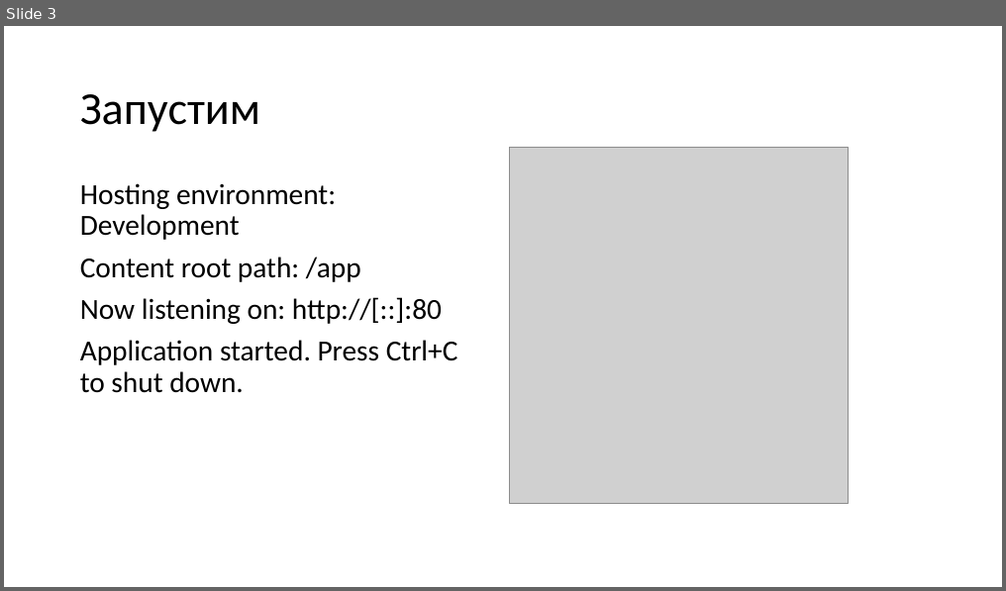
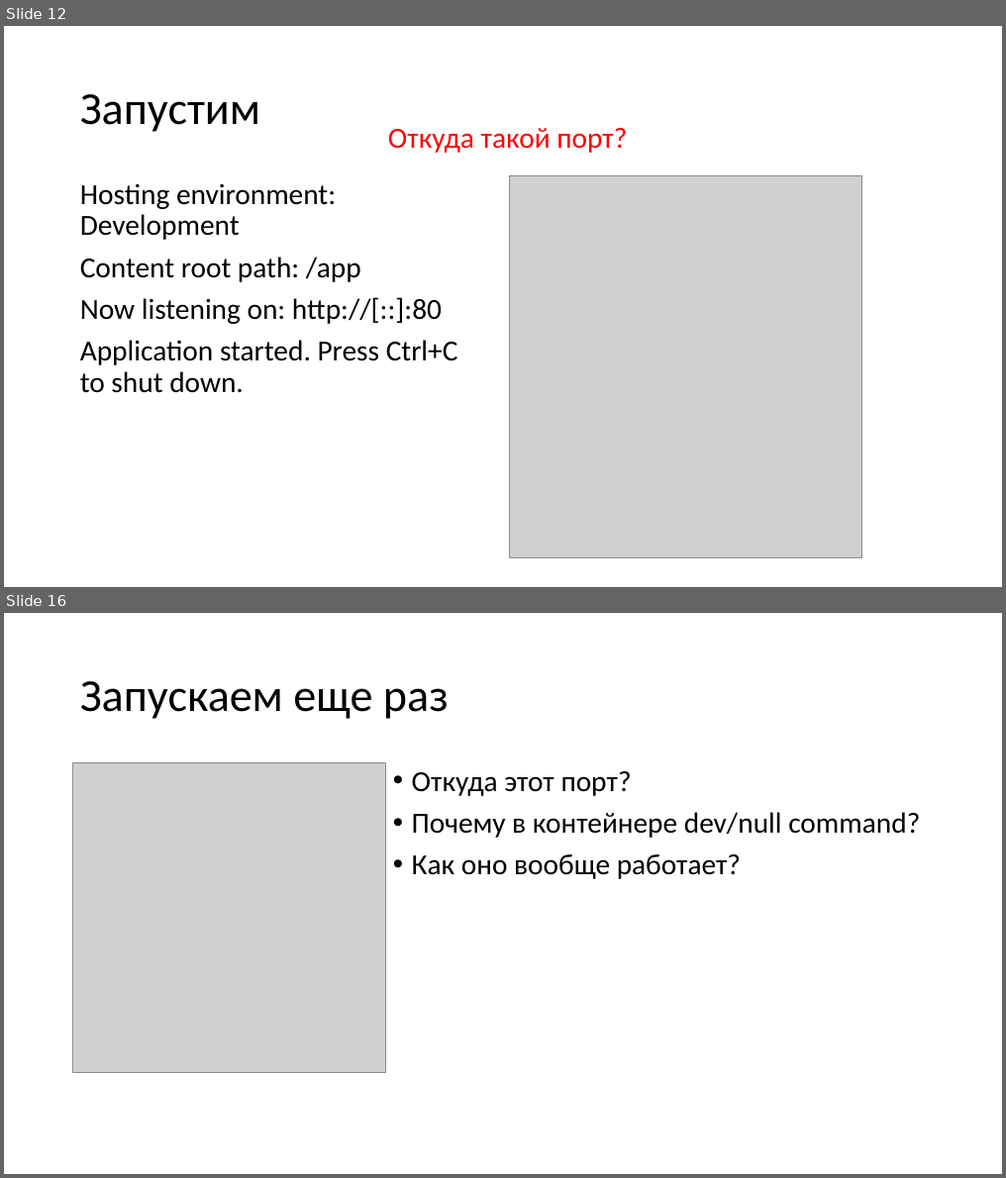
Before and after one commit to kugushev/presentations, a slide deck: 2019_VisualStudio-And-Docker/Presentation.pptx. Shown one above the other, each under a label of ours: slide 3 before the commit, slides 12 and 16 after it; the slides between them are not shown. The pictures are 1006x591 and 1006x1178 pixels, drawn with LibreOffice and Linux fonts; fonts in the diff are those of the drawing; grey boxes stand for pictures. Boxes give left, top, right and bottom in pixels: in the first picture for what was removed or moved away, otherwise in the second. Text is boxed around its words. In the diff, an @@ line names an element or a change of style, - is before the commit and + after.

```diff
--- a/2019_VisualStudio-And-Docker/Presentation.pptx
+++ b/2019_VisualStudio-And-Docker/Presentation.pptx
@@ slide 16 added at [4,613,1002,1174], background #FFFFFF @@
@@ title added at [80,681,449,719], 44 pt, text #000000 @@
+Запускаем еще раз
@@ picture added at [73,762,386,1072] @@
@@ text added at [412,771,920,879], 28 pt, text #000000 @@
+• Откуда этот порт?
+• Почему в контейнере dev/null command?
+• Как оно вообще работает?
@@ what was slide 3 is now slide 12 @@
@@ slide 12 changed as well @@
@@ text added at [388,128,627,153], 28 pt, text #FF0000 @@
+Откуда такой порт?
@@ picture: place and size @@
-picture at [509,148,848,503]
+picture at [509,175,862,559]
```
Also in this commit, not shown: 1 other slide changed, 10 other slides added.
